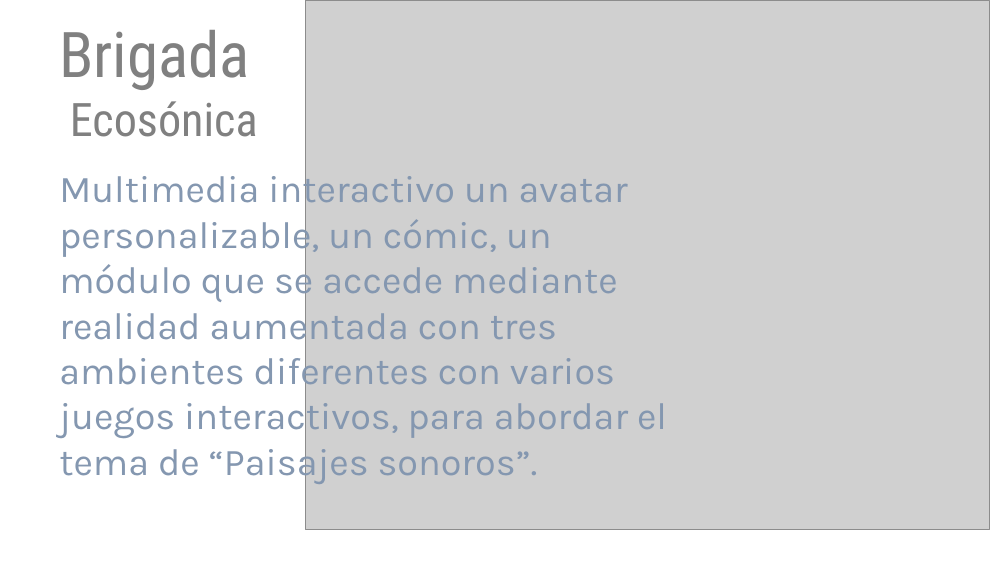
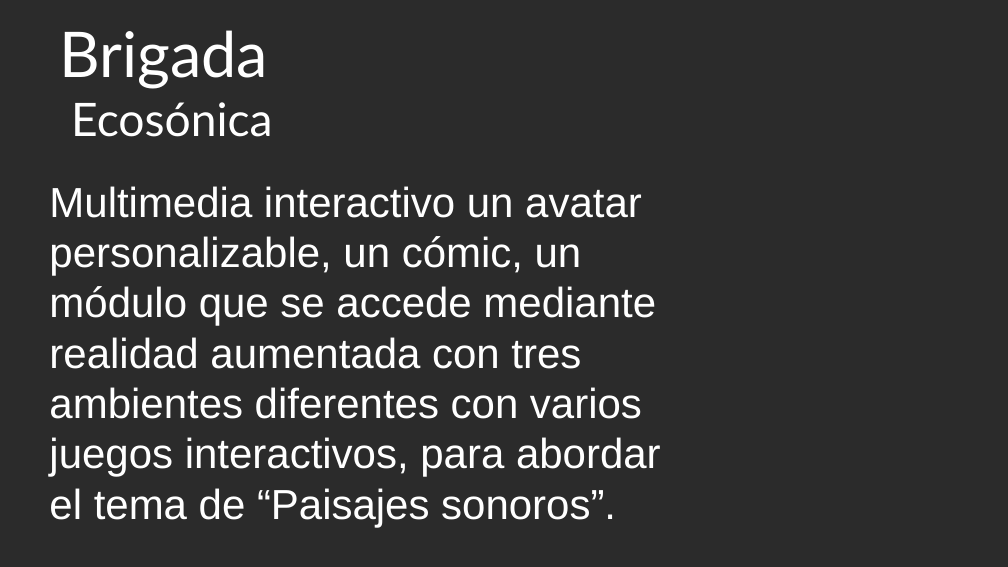
Before and after one commit to producciongespro/ColeccionRecursosGespro, a slide deck: slide 2 of diseño/img-avances/descriptivo.pptx. Drawn at 1008x567 pixels with LibreOffice and Linux fonts; fonts in the diff are those of the drawing; grey boxes stand for pictures; background and template pictures are left out; a plain dark background stands for a picture behind light text. Boxes give left, top, right and bottom in pixels: in the first picture for what was removed or moved away, otherwise in the second. Text is boxed around its words. In the diff, an @@ line names an element or a change of style, - is before the commit and + after.

```diff
--- a/diseño/img-avances/descriptivo.pptx
+++ b/diseño/img-avances/descriptivo.pptx
@@ background #FFFFFF to picture (left out) @@
@@ text "Brigada" at [59, 30, 272, 137]: font Roboto Condensed to Lato, text colour #808080 to #FFFFFF @@
@@ picture removed at [306, 0, 990, 529] @@
@@ text "Multimedia interactivo un avatar personalizable, ...": place and size @@
-text "Multimedia interactivo un avatar personalizable, ..." at [59, 168, 667, 484]
+text "Multimedia interactivo un avatar personalizable, ..." at [49, 186, 661, 527]
@@ text "Multimedia interactivo un avatar personalizable, ..." at [49, 186, 661, 527]: size 36 to 40 pt, font Karla to Arial, text colour #8497B0 to #FFFFFF @@
```
Also in this commit, not shown: 4 other slides changed, 1 slide added, 2 slides removed, 11 other files.
